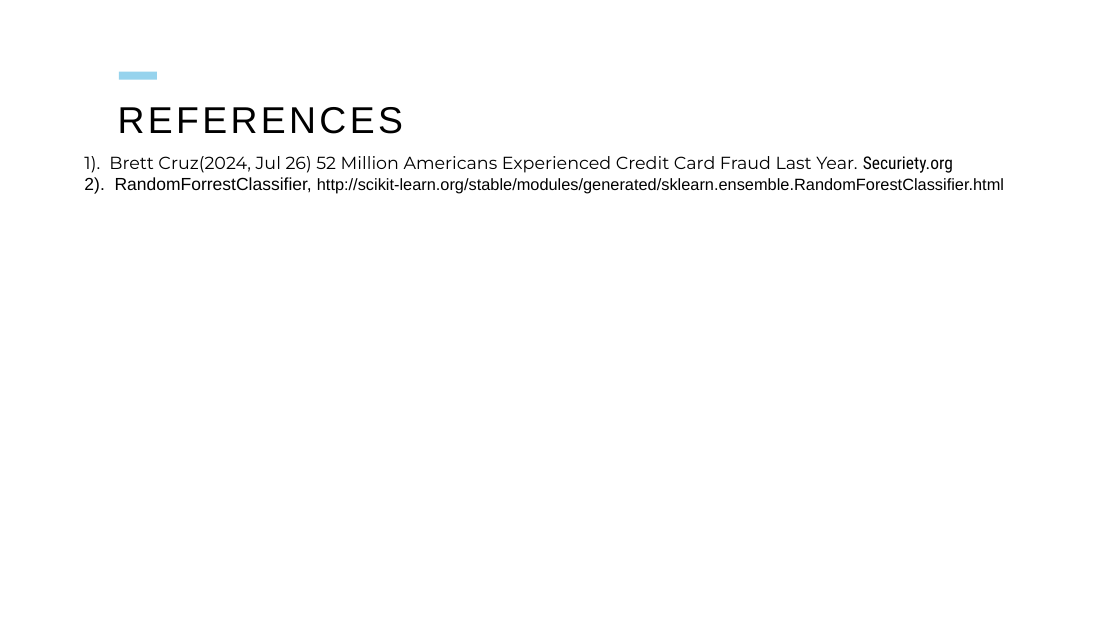
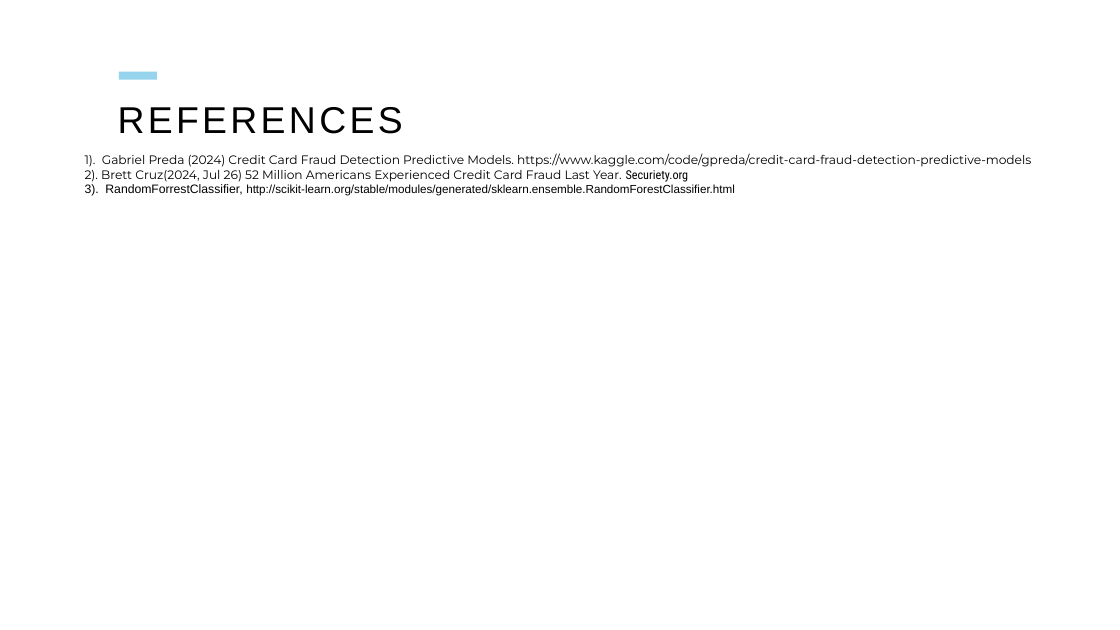
Before and after one commit to ifonseca69/project_2, a slide deck: slide 13 of Simmons/Project_2 Credit Card Fraud.pptx. Drawn at 1120x630 pixels with LibreOffice and Linux fonts; fonts in the diff are those of the drawing. Boxes give left, top, right and bottom in pixels: in the first picture for what was removed or moved away, otherwise in the second. Text is boxed around its words. In the diff, an @@ line names an element or a change of style, - is before the commit and + after.

```diff
--- a/Simmons/Project_2 Credit Card Fraud.pptx
+++ b/Simmons/Project_2 Credit Card Fraud.pptx
@@ text at box(85, 153, 1031, 196): text changed; size 15 to 10.5 pt; font Arial to Montserrat @@
-1). Brett Cruz(2024, Jul 26) 52 Million Americans Experienced Credit Card Fraud Last Year. Securiety.org
-2). RandomForrestClassifier, http://scikit-learn.org/stable/modules/generated/sklearn.ensemble.RandomForestClassifier.html
+1). Gabriel Preda (2024) Credit Card Fraud Detection Predictive Models. https://www.kaggle.com/code/gpreda/credit-card-fraud-detection-predictive-models
+2). Brett Cruz(2024, Jul 26) 52 Million Americans Experienced Credit Card Fraud Last Year. Securiety.org
+3). RandomForrestClassifier, http://scikit-learn.org/stable/modules/generated/sklearn.ensemble.RandomForestClassifier.html
```
Also in this commit, not shown: 5 other slides changed, 3 other files.
